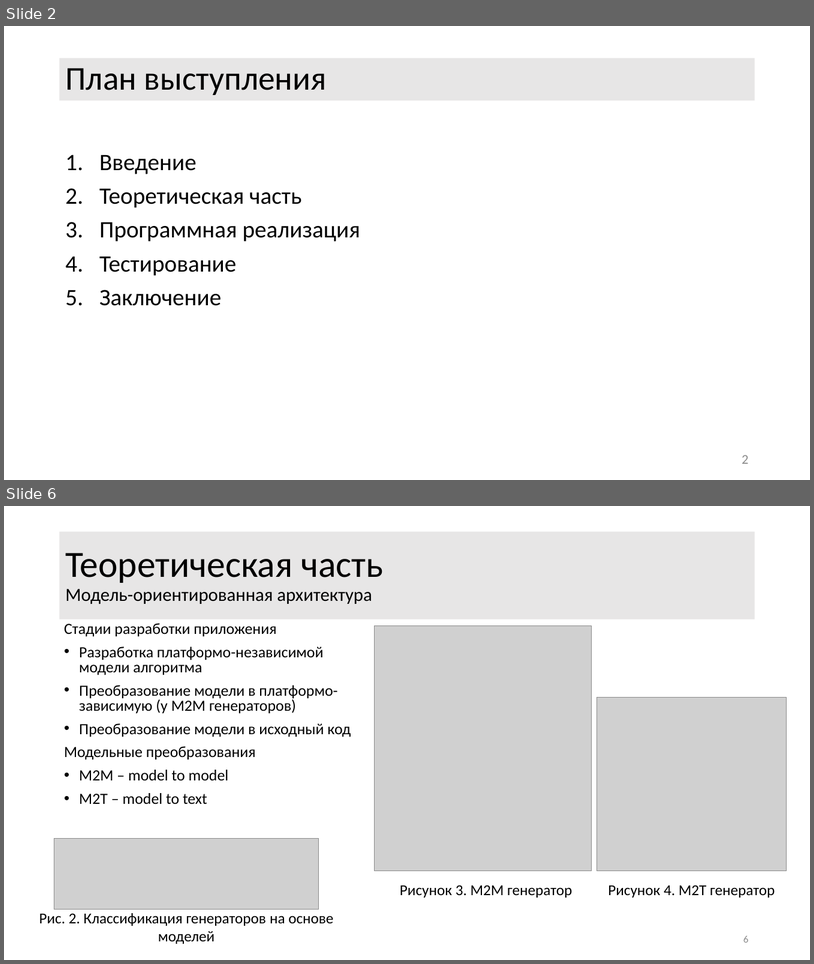
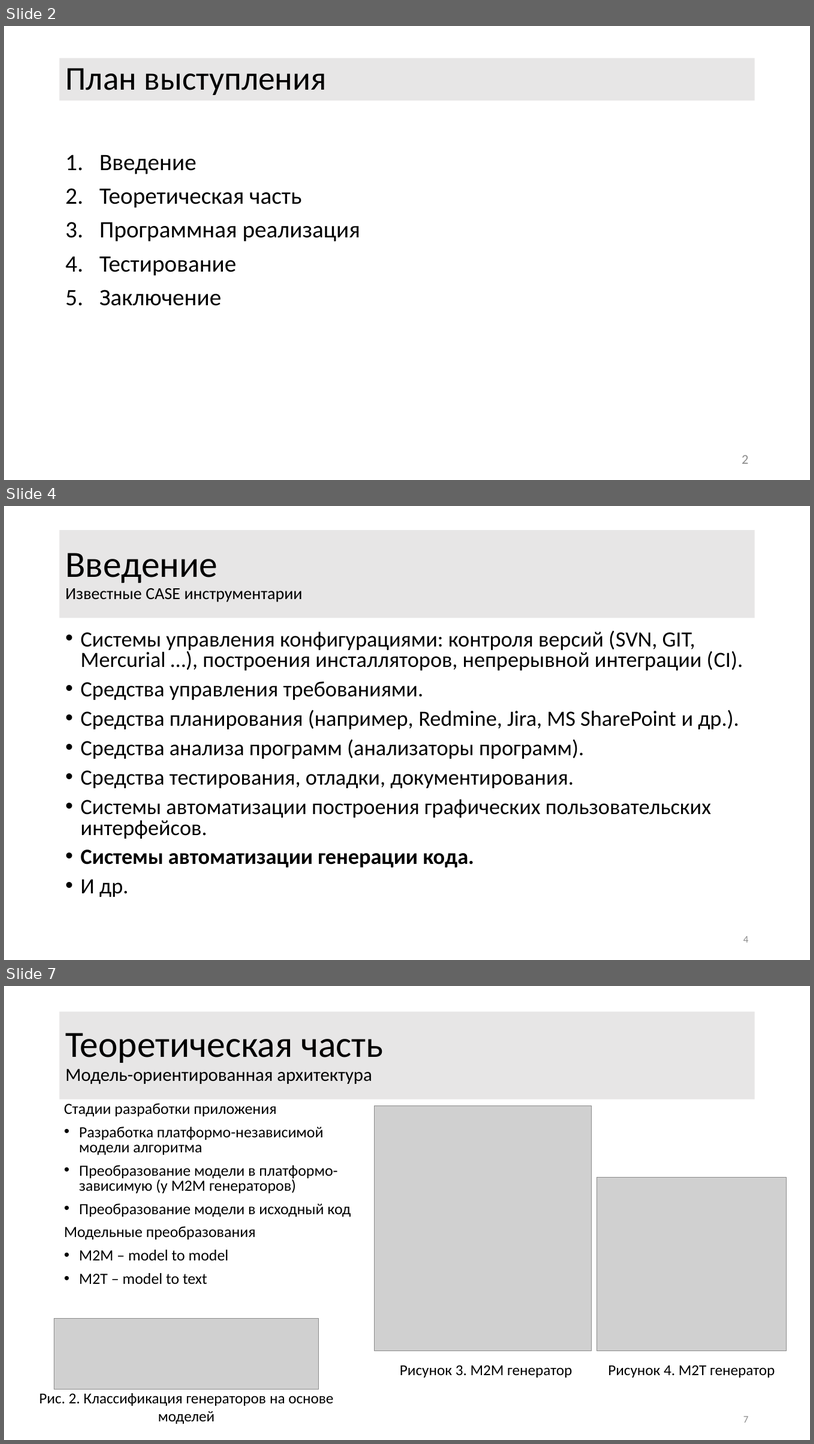
Before and after one commit to ITesserakt/Kodept, a slide deck: 04 - ВКРы/2018-2019 - Генератор кода GBSE решателей/03 - Презентация/Презентация3.0.pdf.pptm. Shown one above the other, each under a label of ours: slides 2 and 6 before the commit, slides 2, 4 and 7 after it; the slides between them are not shown. The pictures are 814x964 and 814x1444 pixels, drawn with LibreOffice and Linux fonts; fonts in the diff are those of the drawing; grey boxes stand for pictures. Boxes give left, top, right and bottom in pixels: in the first picture for what was removed or moved away, otherwise in the second. Text is boxed around its words. In the diff, an @@ line names an element or a change of style, - is before the commit and + after.

```diff
--- a/04 - ВКРы/2018-2019 - Генератор кода GBSE решателей/03 - Презентация/Презентация3.0.pdf.pptm
+++ b/04 - ВКРы/2018-2019 - Генератор кода GBSE решателей/03 - Презентация/Презентация3.0.pdf.pptm
@@ slide 4 added at (4, 506, 810, 960), background #FFFFFF @@
@@ title added at (60, 530, 755, 618), fill #E7E6E6, 20 pt, text #000000 @@
+Введение
+Известные CASE инструментарии
@@ text added at (81, 630, 744, 897), 25.9 pt, text #000000 @@
+• Системы управления конфигурациями: контроля версий (SVN, GIT, Mercurial …), построения инсталляторов, непрерывной интеграции (CI).
+• Средства управления требованиями.
+• Средства планирования (например, Redmine, Jira, MS SharePoint и др.).
+• Средства анализа программ (анализаторы программ).
+• Средства тестирования, отладки, документирования.
+• Системы автоматизации построения графических пользовательских интерфейсов.
+• Системы автоматизации генерации кода.
+• И др.
@@ page number added at (744, 936, 749, 942), 12 pt, text #8C8C8C @@
+4
@@ what was slide 6 is now slide 7 @@
@@ page number at (744, 1416, 749, 1422): text changed @@
-6
+7
```
Also in this commit, not shown: 9 slides changed, 1 other slide added, 1 slide removed.
